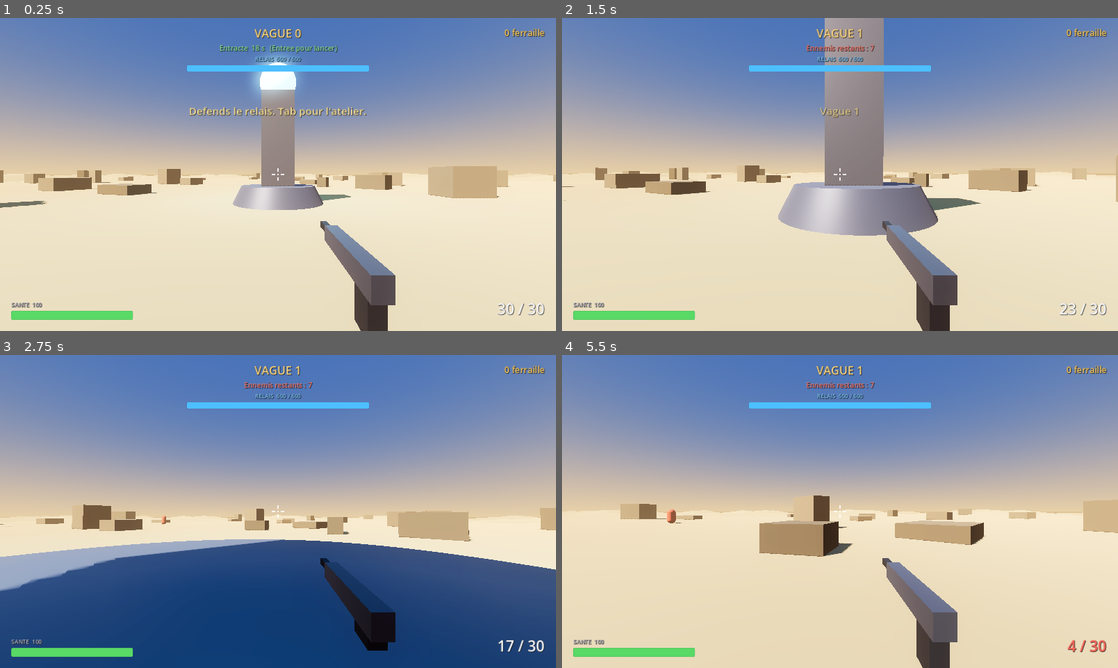
Above: before the commit, frames 1-4 (two rows, left to right).
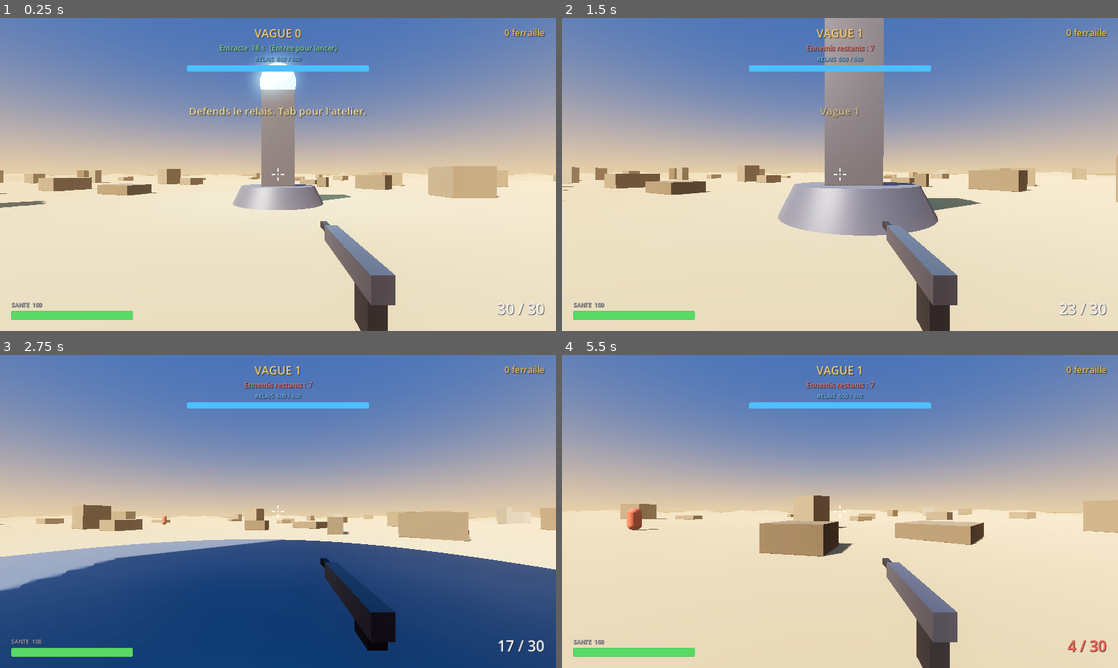
Above: after the commit, the same moments.

Repository: 100zb/tour-de-garde
Game: Godot game, scene res://scenes/main.tscn
Two runs of this game, one before a commit and one after it. Both use one fixed random seed, a clock stepped at 60 frames per second and the inputs below.
Inputs (mouse positions are in pixels of both pictures, inside the frame that each line leads up to):
- Up to frame 1 (0.25 s): no input
- Up to frame 2 (1.5 s): tap Enter (restart) at 0.5 s; move the mouse to (867, 174) at 0.52 s; press the mouse at (867, 174) at 0.53 s; hold W (move_forward) from 0.53 s (still down); tap Space (jump) at 0.77 s; move the mouse to (812, 174) at 1.27 s; release the mouse at (812, 174) at 1.28 s; tap Shift (sprint) at 1.35 s
- Up to frame 3 (2.75 s): keep holding W (move_forward); tap Space (jump) at 1.52 s; move the mouse to (289, 505) at 2.02 s; press the mouse at (289, 505) at 2.03 s
- Up to frame 4 (5.5 s): keep holding W (move_forward); move the mouse to (834, 517) at 2.77 s; release the mouse at (834, 517) at 2.78 s; tap Shift (sprint) at 2.85, 4.35 s; click (834, 517) at 2.92 s; tap Space (jump) at 3.02, 3.77, 4.52 s; move the mouse to (878, 514) at 3.52 s; press the mouse at (878, 514) at 3.53 s; move the mouse to (795, 508) at 4.27 s; release the mouse at (795, 508) at 4.28 s; move the mouse to (845, 511) at 5.02 s; press the mouse at (845, 511) at 5.03 s

The runs differ from the first frame. In frame 1, less than 0.1% of the frame differs, in the area x 0-63%, y 50-57%; in frame 2, less than 0.1%; in frame 3, less than 0.1%; in frame 4, 0.3%, in the area x 11-68%, y 48-56%.

Commit message:
Ajoute des obstacles pris en compte par la navigation (Phase 3)
Corrige un trou trouve en preparant cette etape : les rochers etaient
enfants de Main, pas du NavigationRegion3D, donc ils bloquaient
physiquement les ennemis (collision) sans jamais etre pris en compte au
calcul du maillage de navigation (ils restaient invisibles au pathfinding).
Les rochers sont maintenant reparentes sous NavigationRegion3D, et un
deuxieme type d'obstacle (10 pans de mur en ruine, _scatter_ruins) est
ajoute au meme endroit. _bake_navigation() n'a pas besoin de changer : elle
rebake deja a partir de tout ce qui est sous NavigationRegion3D.

Verifie en deux temps, avec un vrai rendu (le bake du maillage lit les
meshes visuels via le GPU ; le driver "dummy" du mode headless pur ne
fournit pas de vraies donnees et fausse le test) :
- Le bake se termine en ~5s et se synchronise correctement (attendu via le
  signal bake_finished plutot qu'un delai devine).
- Un vrai ennemi place juste derriere un mur, avec le relais droit devant
  de l'autre cote, progresse en continu vers le relais sur 9 secondes
  (82 m -> 74 m) sans jamais rester bloque contre le mur. Sa vitesse
  radiale (~0.9 m/s) est nettement plus lente qu'en Phase 2 sans obstacle
  (~1.75 m/s a distance egale) : signature coherente d'un vrai detour, pas
  d'un passage en ligne droite a travers l'obstacle.

Co-Authored-By: Claude Sonnet 5 <noreply@anthropic.com>
Claude-Session: https://claude.ai/code/session_01JfH1K84Rym112DTN6enNAS

Diff:
--- a/scripts/main.gd
+++ b/scripts/main.gd
@@ -23,6 +23,7 @@
 	# ecrite a la main est illisible et facile a se tromper.
 	$Sun.rotation_degrees = Vector3(-46.0, -52.0, 0.0)
 	_scatter_rocks()
+	_scatter_ruins()
 	_bake_navigation()
 	Game.announce("Defends le relais. Tab pour l'atelier.")
 
@@ -138,7 +139,7 @@
 
 	var rocks := Node3D.new()
 	rocks.name = "Rocks"
-	add_child(rocks)
+	$NavigationRegion3D.add_child(rocks)
 
 	for i in 70:
 		var angle := rng.randf() * TAU
@@ -169,6 +170,49 @@
 		var collision := CollisionShape3D.new()
 		var shape := BoxShape3D.new()
 		shape.size = Vector3(width, height, depth)
+		collision.shape = shape
+		body.add_child(collision)
+
+## Ajoute des pans de mur en ruine : de vrais obstacles que les ennemis
+## doivent contourner (inclus dans le maillage de navigation, voir
+## _bake_navigation()).
+func _scatter_ruins() -> void:
+	var rng := RandomNumberGenerator.new()
+	rng.seed = 20260916
+
+	var ruins := Node3D.new()
+	ruins.name = "Ruins"
+	$NavigationRegion3D.add_child(ruins)
+
+	for i in 10:
+		var angle := rng.randf() * TAU
+		var distance := rng.randf_range(26.0, 88.0)
+		var width := rng.randf_range(5.0, 9.0)
+		var height := rng.randf_range(2.2, 3.8)
+		var thickness := rng.randf_range(0.8, 1.3)
+
+		var body := StaticBody3D.new()
+		body.collision_layer = 1
+		body.collision_mask = 0
+		body.position = Vector3(cos(angle) * distance, height * 0.5, sin(angle) * distance)
+		body.rotation.y = rng.randf() * TAU
+		ruins.add_child(body)
+
+		var mesh_instance := MeshInstance3D.new()
+		var box := BoxMesh.new()
+		box.size = Vector3(width, height, thickness)
+		mesh_instance.mesh = box
+
+		var material := StandardMaterial3D.new()
+		var shade := rng.randf_range(0.55, 0.68)
+		material.albedo_color = Color(shade, shade * 0.94, shade * 0.82)
+		material.roughness = 1.0
+		mesh_instance.material_override = material
+		body.add_child(mesh_instance)
+
+		var collision := CollisionShape3D.new()
+		var shape := BoxShape3D.new()
+		shape.size = Vector3(width, height, thickness)
 		collision.shape = shape
 		body.add_child(collision)
 
